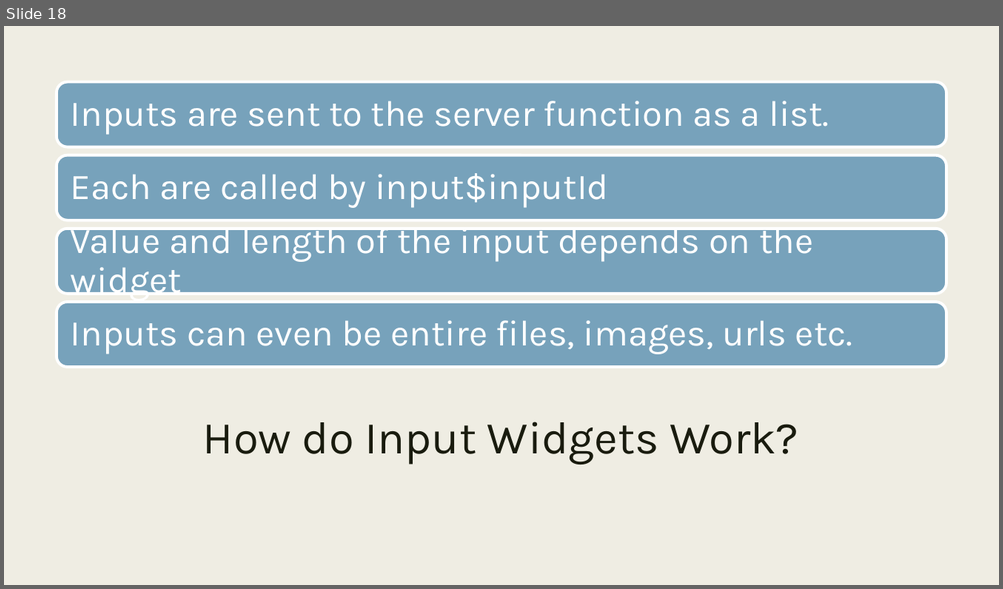
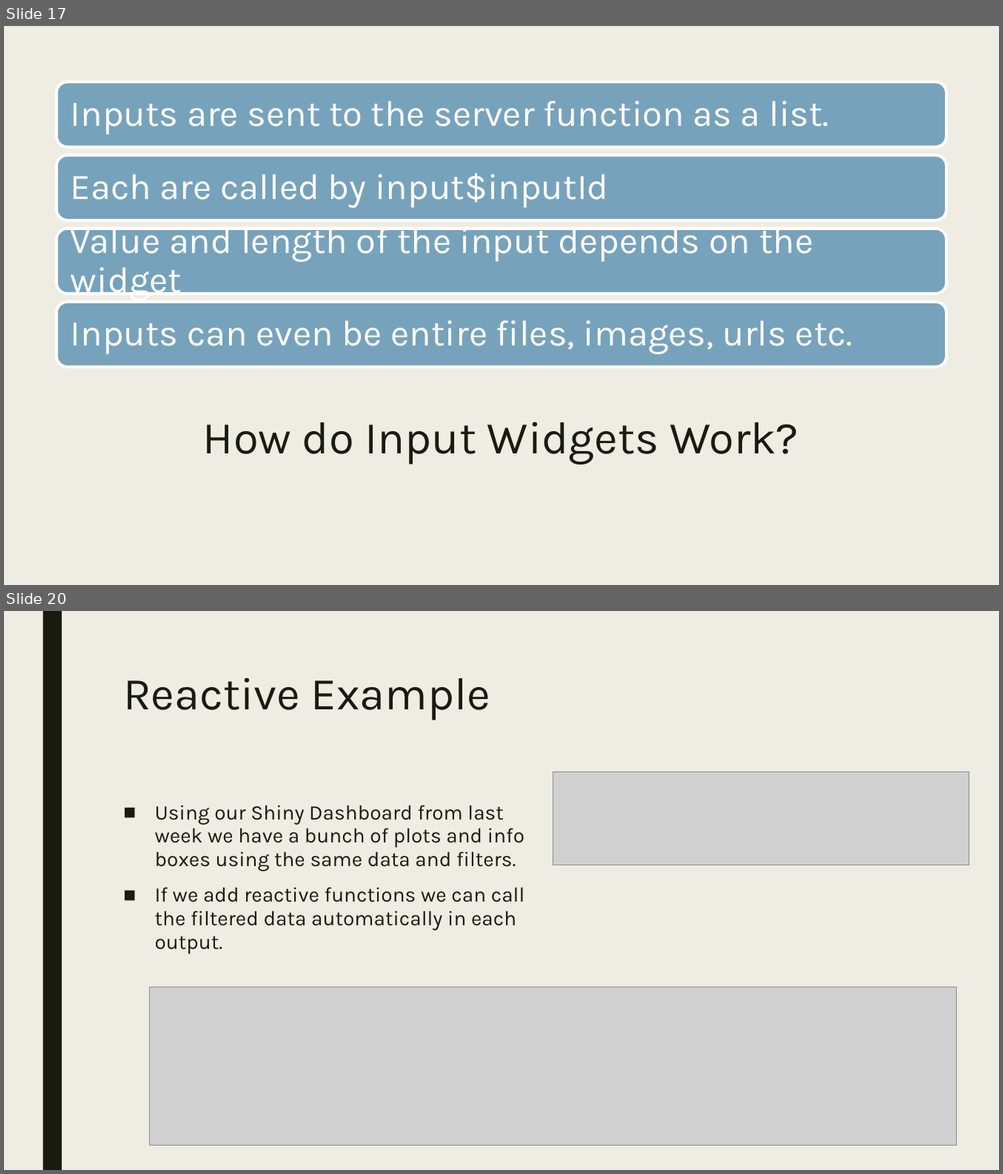
Before and after one commit to RforOperations2018/Class_4, a slide deck: Class_4.pptx. Shown one above the other, each under a label of ours: slide 18 before the commit, slides 17 and 20 after it; the slides between them are not shown. The pictures are 1003x589 and 1003x1174 pixels, drawn with LibreOffice and Linux fonts; fonts in the diff are those of the drawing; grey boxes stand for pictures. Boxes give left, top, right and bottom in pixels: in the first picture for what was removed or moved away, otherwise in the second. Text is boxed around its words. In the diff, an @@ line names an element or a change of style, - is before the commit and + after.

```diff
--- a/Class_4.pptx
+++ b/Class_4.pptx
@@ slide 20 added at (x1=4, y1=611, x2=999, y2=1170), background #EFEDE3; not listed: 1 template element that a slide beside it also shows @@
@@ title added at (x1=123, y1=678, x2=490, y2=721), 44 pt, text #191B0E @@
+Reactive Example
@@ picture added at (x1=553, y1=772, x2=970, y2=866) @@
@@ text added at (x1=155, y1=805, x2=525, y2=954), 20 pt, text #191B0E @@
+■ Using our Shiny Dashboard from last week we have a bunch of plots and info boxes using the same data and filters.
+■ If we add reactive functions we can call the filtered data automatically in each output.
@@ picture added at (x1=150, y1=988, x2=957, y2=1146) @@
@@ what was slide 18 is now slide 17 @@
```
Also in this commit, not shown: 2 other slides added, 1 slide removed.
